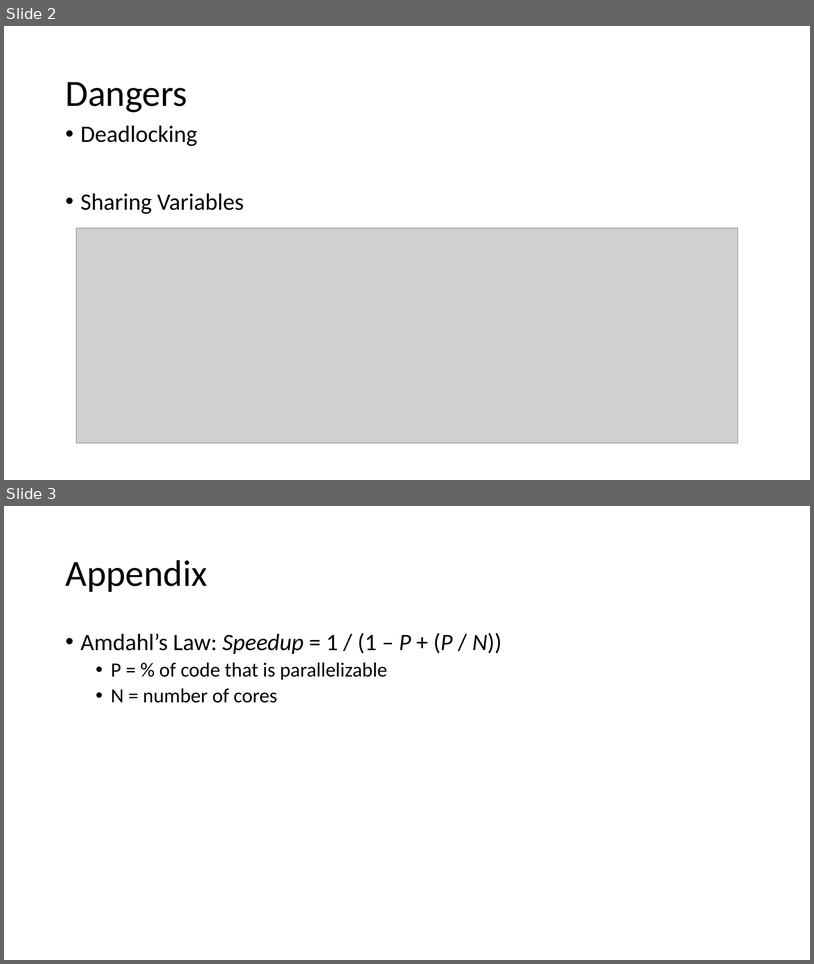
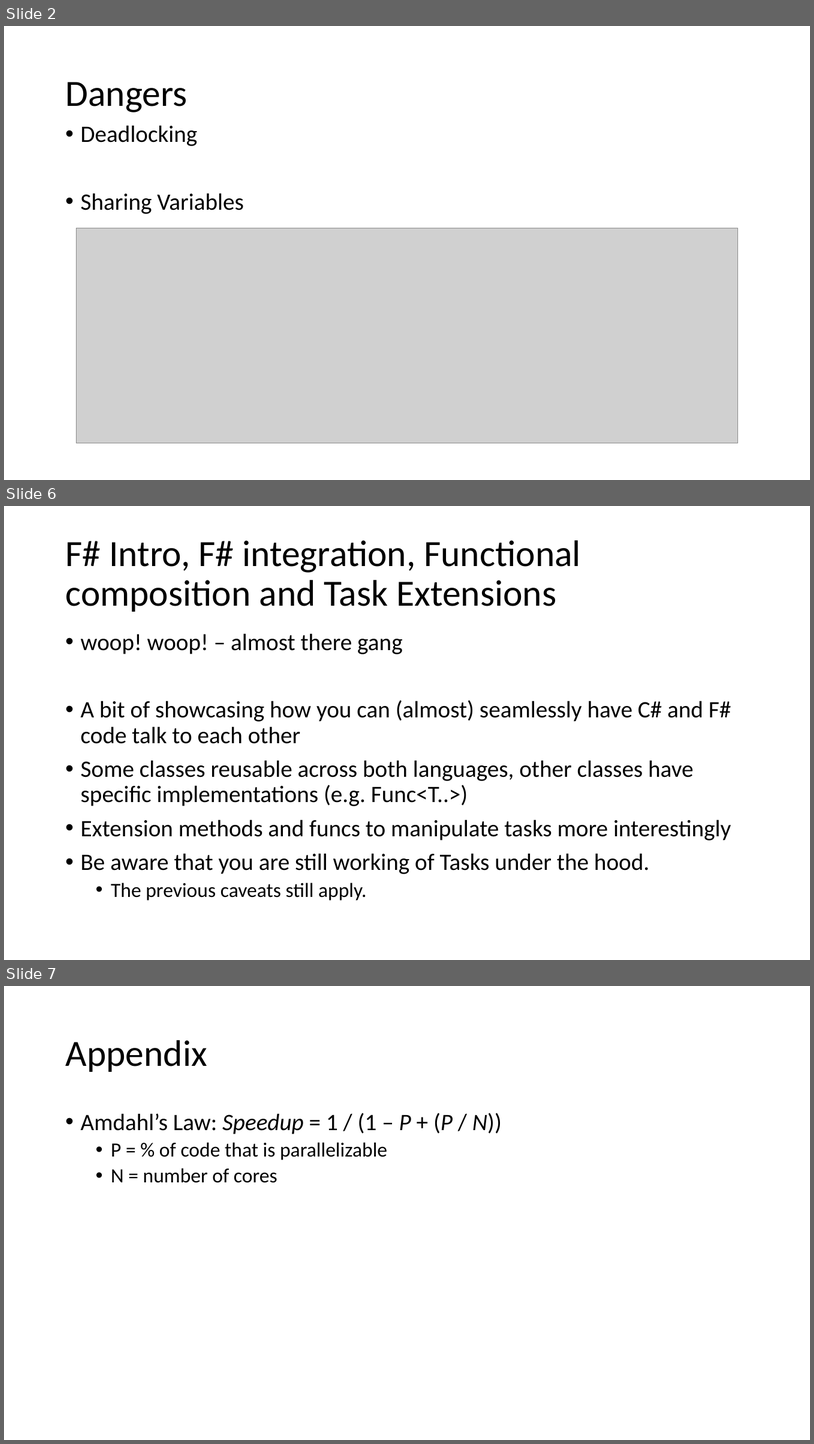
Before and after one commit to Ch3loo19/ConcurrencyDotNet, a slide deck: Concurrency/AdditionalInfo/SlidesDesu/GeekSlides.pptx. Shown one above the other, each under a label of ours: slides 2 and 3 before the commit, slides 2, 6 and 7 after it; the slides between them are not shown. The pictures are 814x964 and 814x1444 pixels, drawn with LibreOffice and Linux fonts; fonts in the diff are those of the drawing; grey boxes stand for pictures. Boxes give left, top, right and bottom in pixels: in the first picture for what was removed or moved away, otherwise in the second. Text is boxed around its words. In the diff, an @@ line names an element or a change of style, - is before the commit and + after.

```diff
--- a/Concurrency/AdditionalInfo/SlidesDesu/GeekSlides.pptx
+++ b/Concurrency/AdditionalInfo/SlidesDesu/GeekSlides.pptx
@@ slide 6 added at bbox=[4, 506, 810, 960], background #FFFFFF @@
@@ title added at bbox=[65, 540, 581, 612], 44 pt, text #000000 @@
+F# Intro, F# integration, Functional composition and Task Extensions
@@ text added at bbox=[81, 633, 732, 900], 28 pt, text #000000 @@
+• woop! woop! – almost there gang
+• A bit of showcasing how you can (almost) seamlessly have C# and F# code talk to each other
+• Some classes reusable across both languages, other classes have specific implementations (e.g. Func<T..>)
+• Extension methods and funcs to manipulate tasks more interestingly
+• Be aware that you are still working of Tasks under the hood.
+  • The previous caveats still apply.
@@ what was slide 3 is now slide 7 @@
```
Also in this commit, not shown: 1 slide changed, 3 other slides added, 2 other files.
